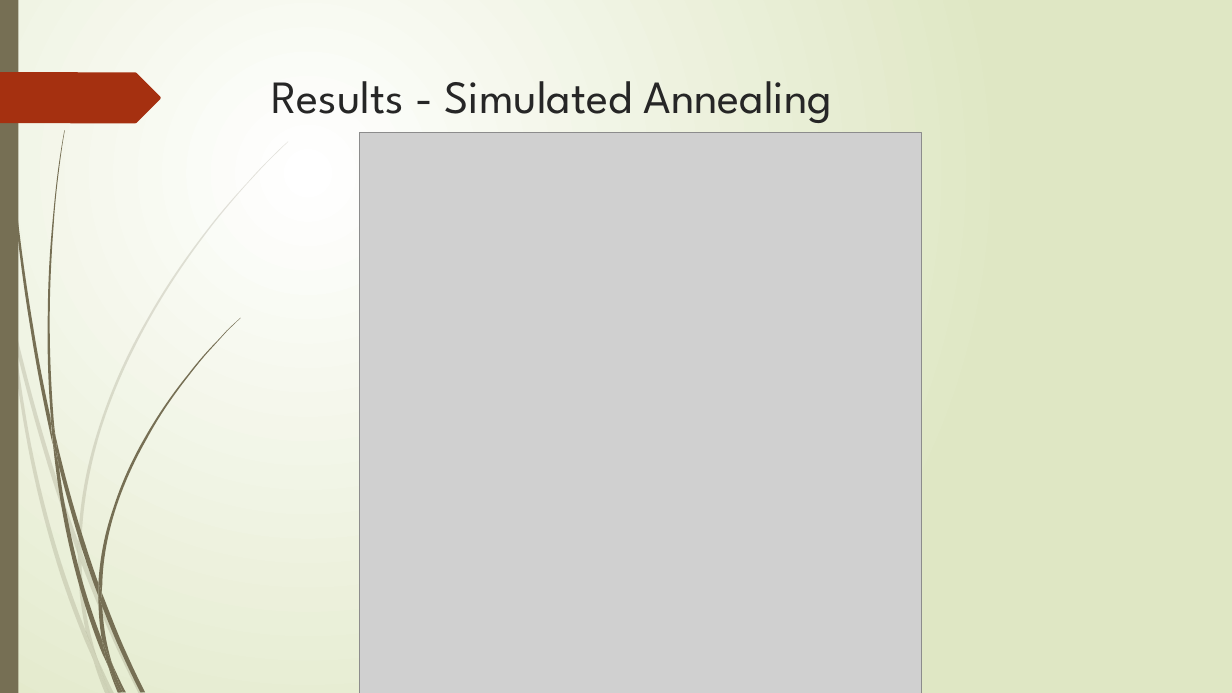
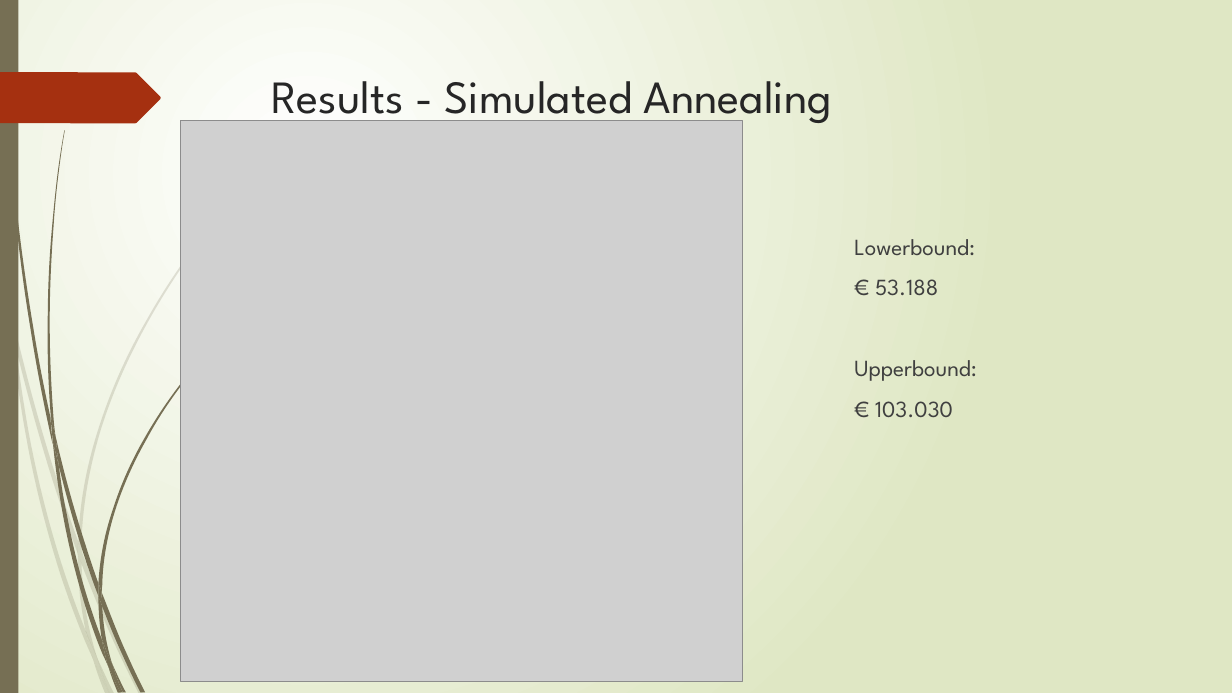
Before and after one commit to broekm006/SmartGrid, a slide deck: slide 14 of Final_V2.pptx (slide 13 before the commit). Drawn at 1232x693 pixels with LibreOffice and Linux fonts; fonts in the diff are those of the drawing; grey boxes stand for pictures. Boxes give left, top, right and bottom in pixels: in the first picture for what was removed or moved away, otherwise in the second. Text is boxed around its words. In the diff, an @@ line names an element or a change of style, - is before the commit and + after.

```diff
--- a/Final_V2.pptx
+++ b/Final_V2.pptx
@@ picture: place and size @@
-picture at (360,133,922,693)
+picture at (181,121,743,682)
@@ text added at (854,239,977,417), 18 pt, text #404040 @@
+Lowerbound:
+€ 53.188
+Upperbound:
+€ 103.030
```
Also in this commit, not shown: 4 other slides changed, 1 slide added, 1 other file.
